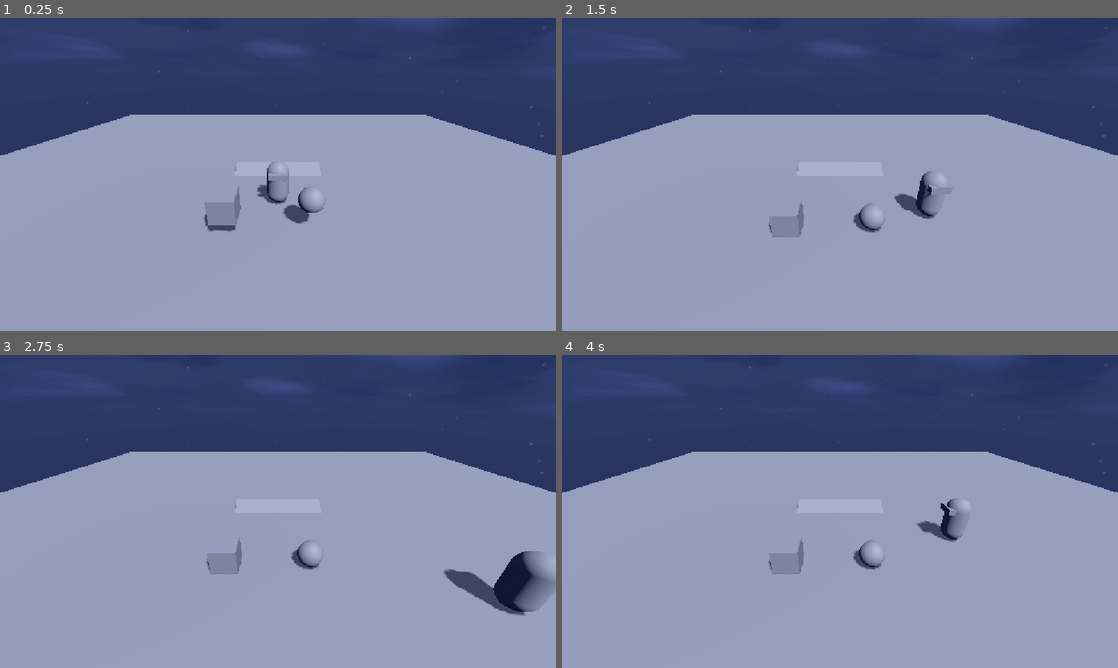
Above: before the commit, frames 1-4 (two rows, left to right).
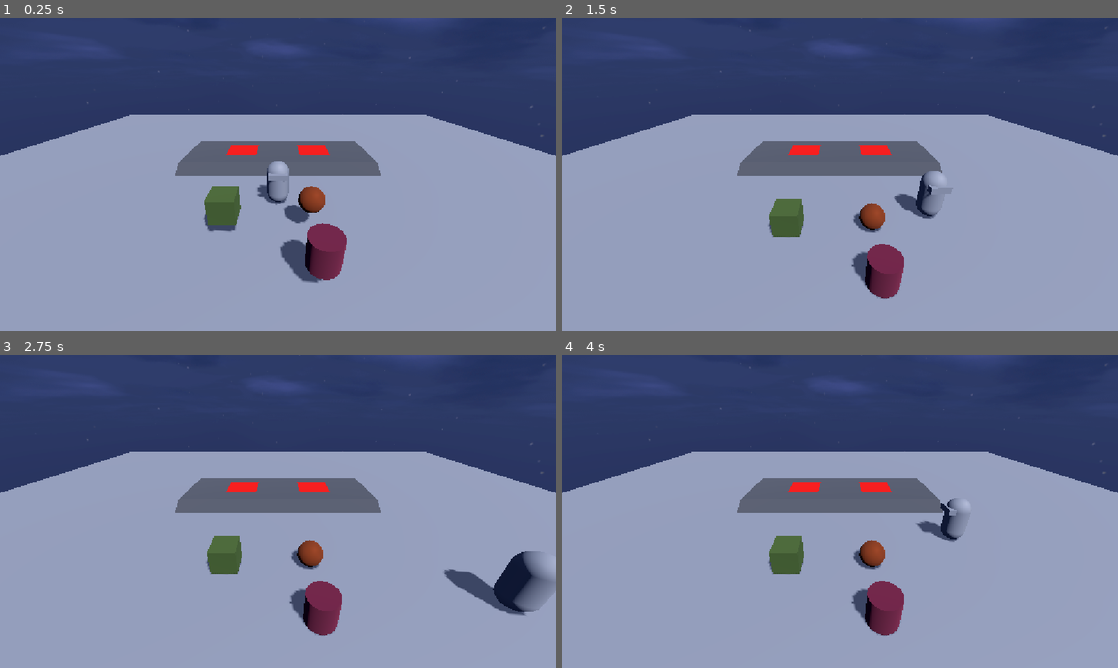
Above: after the commit, the same moments.

Repository: theanaverwaerde/kenney-jam-2026
Game: Godot game, scene res://scenes/test_scene.tscn
Two runs of this game, one before a commit and one after it. Both use one fixed random seed, a clock stepped at 60 frames per second and the inputs below.
Inputs:
- Up to frame 1 (0.25 s): no input
- Up to frame 2 (1.5 s): hold D (right) 0.53-1.28 s; tap E (action) at 0.6, 1.35 s; hold S (down) from 1.28 s (still down)
- Up to frame 3 (2.75 s): release S (down) at 2.03 s; hold D (right) from 2.03 s (still down); tap E (action) at 2.1 s
- Up to frame 4 (4 s): release D (right) at 2.78 s; hold W (up) 2.78-3.53 s; tap E (action) at 2.85, 3.6 s; hold A (left) from 3.53 s (still down)

The runs differ from the first frame. In frame 1, 6.2% of the frame differs, in the area x 31-69%, y 39-85%; in frame 2, 5.8%; in frame 3, 5.9%; in frame 4, 5.9%.

Commit message:
add scale

Diff:
--- a/project.godot
+++ b/project.godot
@@ -66,6 +66,8 @@
 3d_physics/layer_2="Player"
 3d_physics/layer_3="Object"
 3d_physics/layer_4="ObjectGrabbed"
+3d_physics/layer_5="ObjectSubmited"
+3d_physics/layer_6="Scale"
 
 [physics]
 
--- /dev/null
+++ b/scenes/final_door.gd
@@ -0,0 +1,22 @@
+extends Node3D
+
+@export var scales: Array[Scale]
+
+@export var wanted_mass: float
+
+func _ready() -> void:
+	for s in scales:
+		s.submit_mass.connect(_on_submit_mass)
+
+func _on_submit_mass() -> void:
+	for s in scales:
+		if not s.submited_obj or s.submited_obj.mass != wanted_mass:
+			return
+
+	win()
+
+func win() -> void:
+	print("win")
+
+	for s in scales:
+		s.lock = true
--- /dev/null
+++ b/scenes/scale.gd
@@ -0,0 +1,37 @@
+class_name Scale
+extends Area3D
+
+var submited_obj: RigidBody3D
+
+signal submit_mass
+
+var lock: bool
+
+func _ready() -> void:
+	var player: Player = %Player
+	player.release_obj.connect(_on_place)
+
+func _on_place(obj: RigidBody3D) -> void:
+	if submited_obj:
+		return
+
+	var objs = get_overlapping_bodies()
+	if obj not in objs:
+		return
+
+	submited_obj = obj
+	submited_obj.freeze = true
+	submited_obj.collision_layer = 1 << 4
+
+	submited_obj.global_position = global_position
+
+	submit_mass.emit()
+
+func take_obj() -> RigidBody3D:
+	if not submited_obj or lock:
+		return null
+
+	var obj = submited_obj
+	submited_obj.freeze = false
+	submited_obj = null;
+	return obj
--- a/scenes/test_scene.tscn
+++ b/scenes/test_scene.tscn
@@ -2,6 +2,8 @@
 
 [ext_resource type="Script" uid="uid://bs4tnpepha7qa" path="res://scripts/player.gd" id="1_j8ivh"]
 [ext_resource type="Texture2D" uid="uid://b6eg3f7ijkx5r" path="res://skybox-night.png" id="2_nd71p"]
+[ext_resource type="Script" uid="uid://b1ubcp7ck17al" path="res://scenes/scale.gd" id="3_nd71p"]
+[ext_resource type="Script" uid="uid://408dcmjuclyb" path="res://scenes/final_door.gd" id="4_7ddre"]
 
 [sub_resource type="CapsuleMesh" id="CapsuleMesh_m6kt4"]
 
@@ -14,6 +16,26 @@
 
 [sub_resource type="PlaneMesh" id="PlaneMesh_m6kt4"]
 size = Vector2(40, 40)
+
+[sub_resource type="BoxShape3D" id="BoxShape3D_vb667"]
+size = Vector3(12.148682, 1, 1)
+
+[sub_resource type="StandardMaterial3D" id="StandardMaterial3D_j8ivh"]
+albedo_color = Color(0.3180198, 0.31801978, 0.31801975, 1)
+
+[sub_resource type="BoxMesh" id="BoxMesh_rjpwp"]
+material = SubResource("StandardMaterial3D_j8ivh")
+size = Vector3(12.126709, 1, 1)
+
+[sub_resource type="BoxShape3D" id="BoxShape3D_j8ivh"]
+size = Vector3(12.19751, 1, 4.0343018)
+
+[sub_resource type="StandardMaterial3D" id="StandardMaterial3D_wtsjf"]
+albedo_color = Color(0.3180198, 0.31801978, 0.31801975, 1)
+
+[sub_resource type="BoxMesh" id="BoxMesh_nd71p"]
+material = SubResource("StandardMaterial3D_wtsjf")
+size = Vector3(12.121094, 1, 4.0717773)
 
 [sub_resource type="PanoramaSkyMaterial" id="PanoramaSkyMaterial_vb667"]
 panorama = ExtResource("2_nd71p")
@@ -30,48 +52,71 @@
 
 [sub_resource type="SphereShape3D" id="SphereShape3D_m6kt4"]
 
+[sub_resource type="StandardMaterial3D" id="StandardMaterial3D_qjeyg"]
+albedo_color = Color(0.5070981, 0.21409273, 0.0759727, 1)
+
 [sub_resource type="SphereMesh" id="SphereMesh_m6kt4"]
+material = SubResource("StandardMaterial3D_qjeyg")
+radial_segments = 16
+rings = 8
+
+[sub_resource type="CylinderShape3D" id="CylinderShape3D_j8ivh"]
+height = 1.0
+
+[sub_resource type="StandardMaterial3D" id="StandardMaterial3D_7ddre"]
+albedo_color = Color(0.43479416, 0.12934715, 0.21558666, 1)
+
+[sub_resource type="CylinderMesh" id="CylinderMesh_nd71p"]
+material = SubResource("StandardMaterial3D_7ddre")
+height = 1.0
+radial_segments = 16
 
 [sub_resource type="BoxShape3D" id="BoxShape3D_m6kt4"]
 
+[sub_resource type="StandardMaterial3D" id="StandardMaterial3D_3qnke"]
+albedo_color = Color(0.2931142, 0.37572634, 0.16401532, 1)
+
 [sub_resource type="BoxMesh" id="BoxMesh_p8lkw"]
-
-[sub_resource type="BoxShape3D" id="BoxShape3D_vb667"]
-size = Vector3(5.0166016, 1, 1)
-
-[sub_resource type="BoxMesh" id="BoxMesh_rjpwp"]
-size = Vector3(5.050537, 1, 1)
-
-[sub_resource type="BoxShape3D" id="BoxShape3D_j8ivh"]
-size = Vector3(5.0166016, 1, 4.0343018)
-
-[sub_resource type="BoxMesh" id="BoxMesh_nd71p"]
-size = Vector3(5.050537, 1, 4.0717773)
+material = SubResource("StandardMaterial3D_3qnke")
+
+[sub_resource type="BoxShape3D" id="BoxShape3D_rjpwp"]
+size = Vector3(2, 2, 2)
+
+[sub_resource type="StandardMaterial3D" id="StandardMaterial3D_p8lkw"]
+albedo_color = Color(0.86691034, 4.0189175e-06, 9.62615e-07, 1)
+
+[sub_resource type="QuadMesh" id="QuadMesh_m6kt4"]
+material = SubResource("StandardMaterial3D_p8lkw")
+size = Vector2(2, 2)
+orientation = 1
 
 [node name="Core" type="Node" unique_id=1572341072]
 
-[node name="CharacterBody3D" type="CharacterBody3D" parent="." unique_id=522453174]
+[node name="Player" type="CharacterBody3D" parent="." unique_id=522453174]
+unique_name_in_owner = true
 transform = Transform3D(1, 0, 0, 0, 1, 0, 0, 0, 1, 0, 1, 0)
 collision_layer = 2
-collision_mask = 7
+collision_mask = 23
 script = ExtResource("1_j8ivh")
 grabbed_layer = 8
 metadata/_edit_group_ = true
 
-[node name="MeshInstance3D" type="MeshInstance3D" parent="CharacterBody3D" unique_id=1841734845]
+[node name="MeshInstance3D" type="MeshInstance3D" parent="Player" unique_id=1841734845]
 mesh = SubResource("CapsuleMesh_m6kt4")
 
-[node name="CollisionShape3D" type="CollisionShape3D" parent="CharacterBody3D" unique_id=1189847582]
+[node name="CollisionShape3D" type="CollisionShape3D" parent="Player" unique_id=1189847582]
 shape = SubResource("CapsuleShape3D_p8lkw")
 
-[node name="MeshInstance3D2" type="MeshInstance3D" parent="CharacterBody3D" unique_id=280305389]
+[node name="MeshInstance3D2" type="MeshInstance3D" parent="Player" unique_id=280305389]
 transform = Transform3D(1, 0, 0, 0, 1, 0, 0, 0, 1, 0, 0.48708916, -0.31845093)
 mesh = SubResource("BoxMesh_m6kt4")
 
-[node name="RayCast3D" type="RayCast3D" parent="CharacterBody3D" unique_id=1215076556]
+[node name="RayCast3D" type="RayCast3D" parent="Player" unique_id=1215076556]
 transform = Transform3D(1, 0, 0, 0, 1, 0, 0, 0, 1, 0, -0.3, -0.487)
 target_position = Vector3(0, 0, -1)
-collision_mask = 4
+collision_mask = 36
+hit_from_inside = true
+collide_with_areas = true
 
 [node name="StaticBody3D" type="StaticBody3D" parent="." unique_id=219141020]
 
@@ -80,6 +125,25 @@
 
 [node name="MeshInstance3D" type="MeshInstance3D" parent="StaticBody3D" unique_id=648696298]
 mesh = SubResource("PlaneMesh_m6kt4")
+
+[node name="StaticBody3D2" type="StaticBody3D" parent="." unique_id=230505164]
+transform = Transform3D(1, 0, 0, 0, 1, 0, 0, 0, 1, 0, 0, 3.166953)
+
+[node name="CollisionShape3D" type="CollisionShape3D" parent="StaticBody3D2" unique_id=874078162]
+transform = Transform3D(1, 0, 0, 0, 0.8660254, 0.5, 0, -0.5, 0.8660254, 0, -0.1832065, 0.004820347)
+shape = SubResource("BoxShape3D_vb667")
+
+[node name="MeshInstance3D" type="MeshInstance3D" parent="StaticBody3D2" unique_id=1665966859]
+transform = Transform3D(1, 0, 0, 0, 0.8660254, 0.5, 0, -0.5, 0.8660254, 0, -0.1832065, 0.004820347)
+mesh = SubResource("BoxMesh_rjpwp")
+
+[node name="CollisionShape3D2" type="CollisionShape3D" parent="StaticBody3D2" unique_id=1152731777]
+transform = Transform3D(1, 0, 0, 0, 1, 0, 0, 0, 1, 0, 0, 2.2042217)
+shape = SubResource("BoxShape3D_j8ivh")
+
+[node name="MeshInstance3D2" type="MeshInstance3D" parent="StaticBody3D2" unique_id=2003254781]
+transform = Transform3D(1, 0, 0, 0, 1, 0, 0, 0, 1, 0, 0, 2.2229595)
+mesh = SubResource("BoxMesh_nd71p")
 
 [node name="WorldEnvironment" type="WorldEnvironment" parent="." unique_id=1860291300]
 environment = SubResource("Environment_m6kt4")
@@ -108,6 +172,20 @@
 [node name="MeshInstance3D" type="MeshInstance3D" parent="Items/SphereObject" unique_id=1959676172]
 mesh = SubResource("SphereMesh_m6kt4")
 
+[node name="CylinderObject2" type="RigidBody3D" parent="Items" unique_id=669751037]
+transform = Transform3D(1, 0, 0, 0, 1, 0, 0, 0, 1, -1.2402779, 1.5432034, -4.1964307)
+top_level = true
+collision_layer = 4
+collision_mask = 15
+mass = 100.0
+metadata/_edit_group_ = true
+
+[node name="CollisionShape3D" type="CollisionShape3D" parent="Items/CylinderObject2" unique_id=534169366]
+shape = SubResource("CylinderShape3D_j8ivh")
+
+[node name="MeshInstance3D" type="MeshInstance3D" parent="Items/CylinderObject2" unique_id=579543763]
+mesh = SubResource("CylinderMesh_nd71p")
+
 [node name="CubeObject" type="RigidBody3D" parent="Items" unique_id=660112421]
 transform = Transform3D(1, 0, 0, 0, 1, 0, 0, 0, 1, 1.9980879, 1.3718845, -1.9050112)
 collision_layer = 4
@@ -120,21 +198,35 @@
 [node name="MeshInstance3D" type="MeshInstance3D" parent="Items/CubeObject" unique_id=1484162364]
 mesh = SubResource("BoxMesh_p8lkw")
 
-[node name="StaticBody3D2" type="StaticBody3D" parent="." unique_id=230505164]
-transform = Transform3D(1, 0, 0, 0, 1, 0, 0, 0, 1, 0, 0, 3.166953)
-
-[node name="CollisionShape3D" type="CollisionShape3D" parent="StaticBody3D2" unique_id=874078162]
-transform = Transform3D(1, 0, 0, 0, 0.8660254, 0.5, 0, -0.5, 0.8660254, 0, -0.1832065, 0.004820347)
-shape = SubResource("BoxShape3D_vb667")
-
-[node name="MeshInstance3D" type="MeshInstance3D" parent="StaticBody3D2" unique_id=1665966859]
-transform = Transform3D(1, 0, 0, 0, 0.8660254, 0.5, 0, -0.5, 0.8660254, 0, -0.1832065, 0.004820347)
-mesh = SubResource("BoxMesh_rjpwp")
-
-[node name="CollisionShape3D2" type="CollisionShape3D" parent="StaticBody3D2" unique_id=1152731777]
-transform = Transform3D(1, 0, 0, 0, 1, 0, 0, 0, 1, 0, 0, 2.2042217)
-shape = SubResource("BoxShape3D_j8ivh")
-
-[node name="MeshInstance3D2" type="MeshInstance3D" parent="StaticBody3D2" unique_id=2003254781]
-transform = Transform3D(1, 0, 0, 0, 1, 0, 0, 0, 1, 0, 0, 2.2229595)
-mesh = SubResource("BoxMesh_nd71p")
+[node name="Scale" type="Node" parent="." unique_id=2086016316]
+
+[node name="ScaleLeft" type="Area3D" parent="Scale" unique_id=1550780837]
+transform = Transform3D(1, 0, 0, 0, 1, 0, 0, 0, 1, 2.4172, 0.5708443, 5.3566456)
+collision_layer = 32
+collision_mask = 8
+script = ExtResource("3_nd71p")
+metadata/_edit_group_ = true
+
+[node name="CollisionShape3D" type="CollisionShape3D" parent="Scale/ScaleLeft" unique_id=1817048686]
+shape = SubResource("BoxShape3D_rjpwp")
+
+[node name="MeshInstance3D" type="MeshInstance3D" parent="Scale/ScaleLeft" unique_id=346409155]
+mesh = SubResource("QuadMesh_m6kt4")
+
+[node name="ScaleRight" type="Area3D" parent="Scale" unique_id=736788285]
+transform = Transform3D(1, 0, 0, 0, 1, 0, 0, 0, 1, -2.417, 0.571, 5.357)
+collision_layer = 32
+collision_mask = 8
+script = ExtResource("3_nd71p")
+metadata/_edit_group_ = true
+
+[node name="CollisionShape3D" type="CollisionShape3D" parent="Scale/ScaleRight" unique_id=464311499]
+shape = SubResource("BoxShape3D_rjpwp")
+
+[node name="MeshInstance3D" type="MeshInstance3D" parent="Scale/ScaleRight" unique_id=2022324437]
+mesh = SubResource("QuadMesh_m6kt4")
+
+[node name="FinalDoor" type="Node3D" parent="." unique_id=11525330 node_paths=PackedStringArray("scales")]
+script = ExtResource("4_7ddre")
+scales = [NodePath("../Scale/ScaleLeft"), NodePath("../Scale/ScaleRight")]
+wanted_mass = 100.0
--- a/scripts/player.gd
+++ b/scripts/player.gd
@@ -1,3 +1,4 @@
+class_name Player
 extends CharacterBody3D
 
 @export var speed := 5.0
@@ -11,7 +12,8 @@
 
 var grabbed_obj: RigidBody3D
 var distance_grabbed: float
-var obj_collision_layer: int
+
+signal release_obj
 
 func _ready() -> void:
 	safe_margin = 0.0001
@@ -86,13 +88,30 @@
 
 	if grabbed_obj:
 		# Release
-		grabbed_obj.collision_layer = obj_collision_layer
+		grabbed_obj.collision_layer = 1 << 2 # Object Layer
 		grabbed_obj.angular_velocity = Vector3.ZERO
 		grabbed_obj.linear_velocity = Vector3.ZERO
+		release_obj.emit(grabbed_obj)
 		grabbed_obj = null
-	elif raycast.is_colliding():
-		# Grab
-		grabbed_obj = raycast.get_collider()
-		obj_collision_layer = grabbed_obj.collision_layer
-		grabbed_obj.collision_layer = grabbed_layer
-		distance_grabbed = grabbed_obj.global_position.distance_to(global_position)
+		return
+	elif not raycast.is_colliding():
+		return
+
+	var obj := raycast.get_collider()
+	if obj is Scale:
+		var scale_area = obj
+		# Grab from Scale if have an object
+		obj = obj.take_obj()
+		if not obj:
+			# if no object try a cast without this scale
+			raycast.add_exception(scale_area)
+			raycast.force_raycast_update()
+			raycast.remove_exception(scale_area)
+			if not raycast.is_colliding():
+				return
+			obj = raycast.get_collider()
+
+	# Grab Object
+	grabbed_obj = obj
+	grabbed_obj.collision_layer = 1 << 3 # Grabbed Layer
+	distance_grabbed = grabbed_obj.global_position.distance_to(global_position)
Not shown, added: scenes/final_door.gd.uid
Not shown, added: scenes/scale.gd.uid
